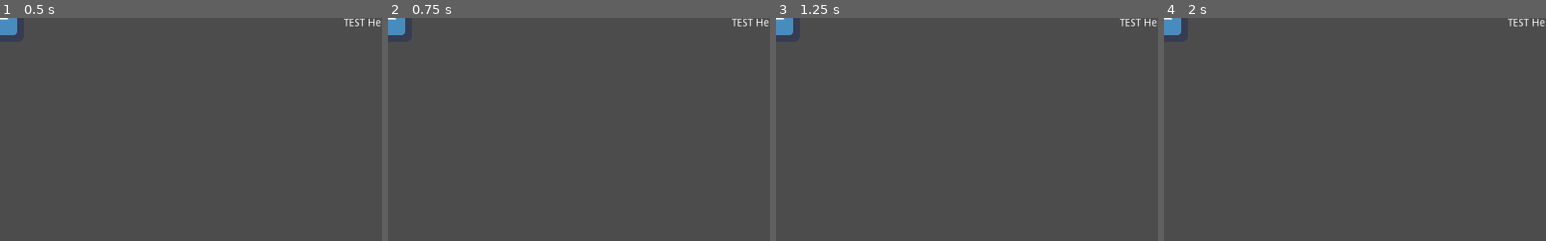
Above: before the commit, frames 1-4 (left to right).
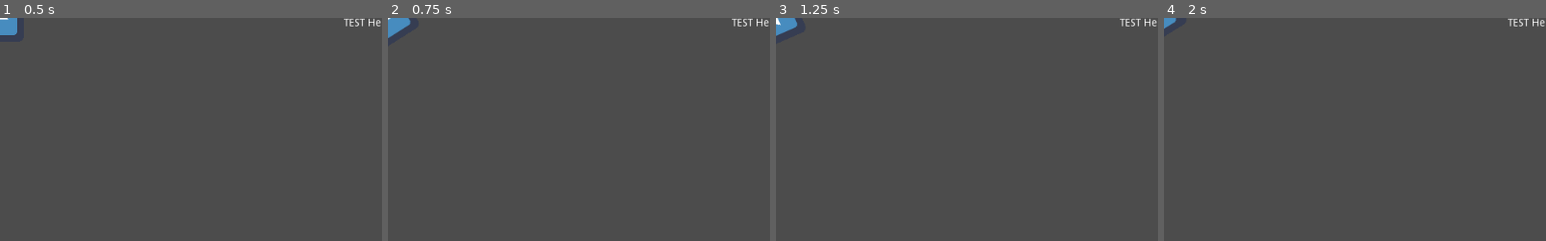
Above: after the commit, the same moments.

Repository: EmilBert/Harvest
Game: Godot game, scene res://World.tscn
Two runs of this game, one before a commit and one after it. Both use one fixed random seed, a clock stepped at 60 frames per second and the inputs below. The engine's default icon, where the game draws it, is replaced by a stand-in: a white triangle on a blue panel in a dark square.
Inputs:
- Up to frame 1 (0.5 s): no input
- Up to frame 2 (0.75 s): tap Enter at 0.5 s; hold Right (ui_right) from 0.53 s (still down)
- Up to frame 3 (1.25 s): keep holding Right (ui_right)
- Up to frame 4 (2 s): tap Space at 1.25 s; release Right (ui_right) at 1.28 s; hold Down (ui_down) from 1.28 s (still down)
The pictures show only the part of the screen within x 0-50%, y 0-50%; the shares and areas given below are measured in that part.

Frame 1 is identical in both runs. In frame 2, 0.1% of the frame differs, in the area x 0-6%, y 0-9%; in frame 3, 0.1%; in frame 4, 0.3%, in the area x 0-5%, y 0-8%.

Commit message:
Tractor update

Diff:
--- a/Tractor.gd
+++ b/Tractor.gd
@@ -1,16 +1,36 @@
 extends KinematicBody2D
 
+const SPEED = 50
 
-# Declare member variables here. Examples:
-# var a = 2
-# var b = "text"
 
+var magnitude = 0
+var rot = 0
 
 # Called when the node enters the scene tree for the first time.
 func _ready():
 	pass # Replace with function body.
 
+func _physics_process(delta):
+	# Called every frame. Delta is time since last frame.
+	# Update movement vector
 
-# Called every frame. 'delta' is the elapsed time since the previous frame.
-#func _process(delta):
-#	pass
+	var direction = Vector2(0, 0)
+
+	if Input.is_action_pressed("ui_right"): # Rotate the player rightwards
+		rotation += 1
+		rot += 1
+	if Input.is_action_pressed("ui_left"):
+		rotation -= 1
+		rot -= 1
+	if Input.is_action_pressed("ui_down"):
+		magnitude -= SPEED
+	if Input.is_action_pressed("ui_up"):
+		magnitude += SPEED/2
+
+
+	direction = Vector2.UP.rotated(rotation).normalized()
+
+	var velocity = direction.rotated(rot).normalized() * magnitude * delta
+
+	# Apply movement
+	move_and_slide(velocity)
